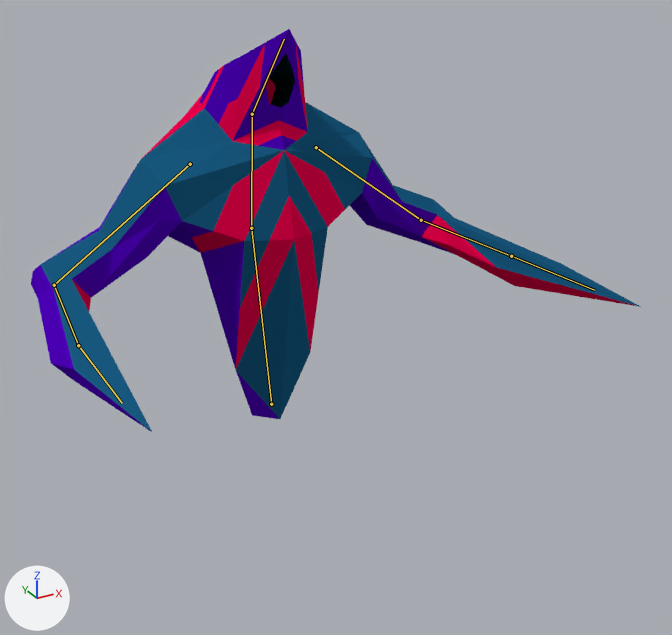
What one commit did to the Blender file Assets/_Models/Sliced_Unsliced/Gira_Rigged.blend.
Rendered twice from a camera (50 mm lens) standing at (-4.49, -9.46, 6.2) and looking at (-0.15, -1.57, 2.26). Arrows for +X, +Y and +Z are at lower left; the lights stay in place. The bones that bend it are drawn over the model as lines.
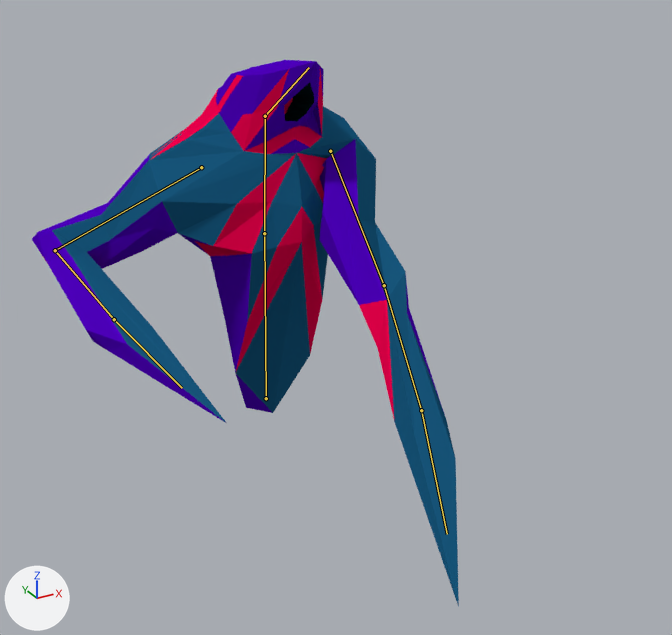
The newer file adds an action. The first version stands in its rest pose; the second is drawn at frame 16 of the action 'GiraStabAttack'.

What differs and where, as boxes (x1, y1, x2, y2) in the pictures (672 x 635 px):
'Cube', posed (30% narrower, 35% taller)
    before: (31, 29, 641, 433)
    after: (32, 60, 459, 607)
bone 'Bone', root to tip
    before: (271, 404) to (251, 228)
    after: (266, 398) to (264, 233)
bone 'Bone.001', root to tip
    before: (251, 228) to (252, 114)
    after: (264, 233) to (265, 116)
bone 'Bone.002', root to tip
    before: (252, 114) to (284, 39)
    after: (265, 116) to (309, 67)
bone 'Bone.003', root to tip
    before: (316, 147) to (421, 220)
    after: (330, 151) to (384, 285)
bone 'Bone.004', root to tip
    before: (421, 220) to (511, 256)
    after: (384, 285) to (421, 410)
bone 'Bone.005', root to tip
    before: (511, 256) to (594, 290)
    after: (421, 410) to (447, 534)
bone 'Bone.006', root to tip
    before: (190, 164) to (54, 285)
    after: (201, 167) to (55, 250)
bone 'Bone.007', root to tip
    before: (54, 285) to (78, 345)
    after: (55, 250) to (114, 319)
bone 'Bone.008', root to tip
    before: (78, 345) to (122, 403)
    after: (114, 319) to (182, 388)

The change in detail:
Bone 'Bone' (bone_bone) moves from (0.0, 0.0, 0.0) to (0.0, 0.03, -0.17).
Bone 'Bone' (bone_bone) turns from (0, 0, 0) to (14, 0, 0) degrees about its own x, y and z.
Bone 'Bone.001' (bone_bone_001) turns from (0, 0, 0) to (-15, 0, 0) degrees about its own x, y and z.
Bone 'Bone.002' (bone_bone_002) turns from (0, 0, 0) to (16, 0, 0) degrees about its own x, y and z.
Bone 'Bone.003' (bone_bone_003) turns from (0, 0, 0) to (60, 22, -42) degrees about its own x, y and z.
Bone 'Bone.004' (bone_bone_004) turns from (0, 0, 0) to (-58, 41, 27) degrees about its own x, y and z.
Bone 'Bone.005' (bone_bone_005) turns from (0, 0, 0) to (2, 11, -1) degrees about its own x, y and z.
Bone 'Bone.006' (bone_bone_006) turns from (0, 0, 0) to (-25, -8, 7) degrees about its own x, y and z.
Bone 'Bone.007' (bone_bone_007) turns from (0, 0, 0) to (13, -23, 22) degrees about its own x, y and z.
Bone 'Bone.008' (bone_bone_008) turns from (0, 0, 0) to (-1, 0, -3) degrees about its own x, y and z.
